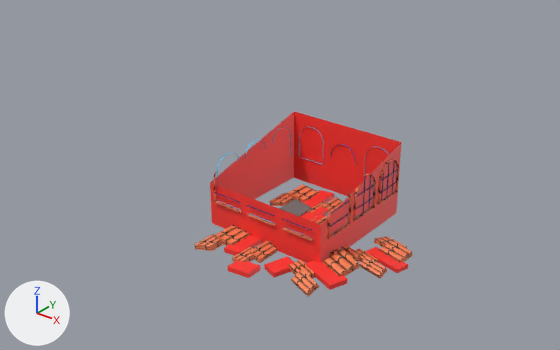
The FBX model Assets/MatFASE3/Escombros/EscombrosCasa.fbx: old version first, new version second.
The view is the same before and after, from a 50 mm lens placed at (11.89, -10.34, 5.38), pointed at (6.73, -3.89, 1.38). Arrows for +X, +Y and +Z are at lower left; the lights stay in place. The older version comes first. Where no turn or scale is listed for an object, it has been applied to the vertices.

In view in the first picture: 'CasaEscombros'.
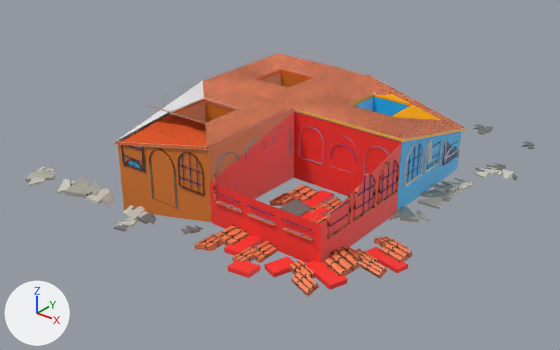
What differs and where, as boxes (x1, y1, x2, y2) in the pictures (560 x 350 px):
'Cube.029', added
    after: (115, 80, 295, 222)
    faces in mat_material_042 (orange #dd792b): (118, 101, 294, 222)
    faces in mat_terracotta_roof_tiles: (144, 80, 295, 146)
    faces in mat_material_041 (orange #f16830): (121, 100, 205, 146)
    faces in mat_material_006 (white #e7e7e7): (115, 81, 294, 150)
    faces in mat_material_002 (orange #f16830): (115, 98, 294, 149)
'Cube.059', added
    after: (293, 75, 466, 211)
    faces in mat_terracotta_roof_tiles: (294, 75, 465, 139)
    faces in mat_material_193 (blue #2cbeff): (294, 97, 462, 211)
    faces in mat_material_006 (white #e7e7e7): (295, 80, 466, 187)
    faces in mat_material_015 (yellow #ffb80c): (299, 94, 461, 141)
    faces in mat_material_007 (yellow #ffb80c): (293, 93, 465, 142)
'Cube.066', added
    after: (205, 53, 362, 106)
    faces in mat_terracotta_roof_tiles: (205, 53, 362, 106)
    faces in mat_material_042 (orange #dd792b): (262, 72, 309, 88)
'Cube.012', added
    after: (26, 166, 203, 235)
    faces in mat_material_053 (light grey #ceccc1): (26, 167, 114, 206)
    faces in mat_material_051 (light grey #ceccc1): (36, 166, 148, 228)
    faces in mat_material_050 (grey #747474): (114, 207, 203, 235)
'Cube.016', added
    after: (389, 124, 534, 223)
    faces in mat_material_059 (light grey #ceccc1): (394, 178, 473, 223)
    faces in mat_material_055 (light grey #ceccc1): (389, 166, 513, 220)
    faces in mat_material_054 (grey #747474): (473, 124, 534, 180)

What changed in the scene script:
```text
Add ob_cube_016:
    ob_cube_016 = bpy.data.objects.new('Cube.016', me_cube_005)  # 336 vertices, 252 faces; spans x -0.18..0.84, y -2.64..0.11, z -0.16..0.02; in mat_material_054 (grey #747474), mat_material_055 (light grey #ceccc1), mat_material_059 (light grey #ceccc1)
    ob_cube_016.location = (8.163, -1.424, 1.538)
Add ob_cube_029:
    ob_cube_029 = bpy.data.objects.new('Cube.029', me_cube_071)  # 2950 vertices, 1757 faces; spans x -0.723..0.705, y -0.037..1.404, z -0.75..0.564; in mat_material_040 (brown #5f3103), mat_material_041 (orange #f16830), mat_material_042 (orange #dd792b), mat_material_043 (cyan #00c5ff), mat_material_001 (dark blue #0b136a), mat_material_028 (grey #747474), mat_material_006 (white #e7e7e7), mat_material_002 (orange #f16830)
    ob_cube_029.location = (6.254, -5.284, 1.844)
Add ob_cube_066:
    ob_cube_066 = bpy.data.objects.new('Cube.066', me_cube_141)  # 2954 vertices, 1771 faces; spans x -5100.0..24.0, y -1.0..905.0, z -62.0..9.0; in mat_material_006 (white #e7e7e7), mat_material_002 (orange #f16830), mat_material_040 (brown #5f3103), mat_material_041 (orange #f16830), mat_material_042 (orange #dd792b), mat_material_043 (cyan #00c5ff), mat_material_001 (dark blue #0b136a), mat_material_027 (grey #747474)
    ob_cube_066.location = (6.947, -3.898, 2.275)
    ob_cube_066.rotation_euler = (-3.142, 0.0, 1.571)  # degrees (-180, 0, 90)
    ob_cube_066.scale = (-0.000278, -0.00156, -0.0137)
Add ob_cube_059:
    ob_cube_059 = bpy.data.objects.new('Cube.059', me_cube_133)  # 2954 vertices, 1779 faces; spans x -5044.0..8.0, y -9.0..901.0, z -64.0..9.0; in mat_material_006 (white #e7e7e7), mat_material_007 (yellow #ffb80c), mat_material_001 (dark blue #0b136a), mat_material_201 (brown #5f3103), mat_material_015 (yellow #ffb80c), mat_material_193 (blue #2cbeff), mat_material_198 (cyan #00c5ff), mat_material_027 (grey #747474)
    ob_cube_059.location = (8.356, -3.923, 2.268)
    ob_cube_059.rotation_euler = (-3.142, 0.0, 1.571)  # degrees (-180, 0, 90)
    ob_cube_059.scale = (-0.000284, -0.00159, -0.014)
Add ob_cube_012:
    ob_cube_012 = bpy.data.objects.new('Cube.012', me_cube_004)  # 336 vertices, 252 faces; spans x -2.58..0.09, y -1.0..0.19, z -0.16..0.02; in mat_material_050 (grey #747474), mat_material_051 (light grey #ceccc1), mat_material_053 (light grey #ceccc1)
    ob_cube_012.location = (7.033, -5.01, 1.538)
```
